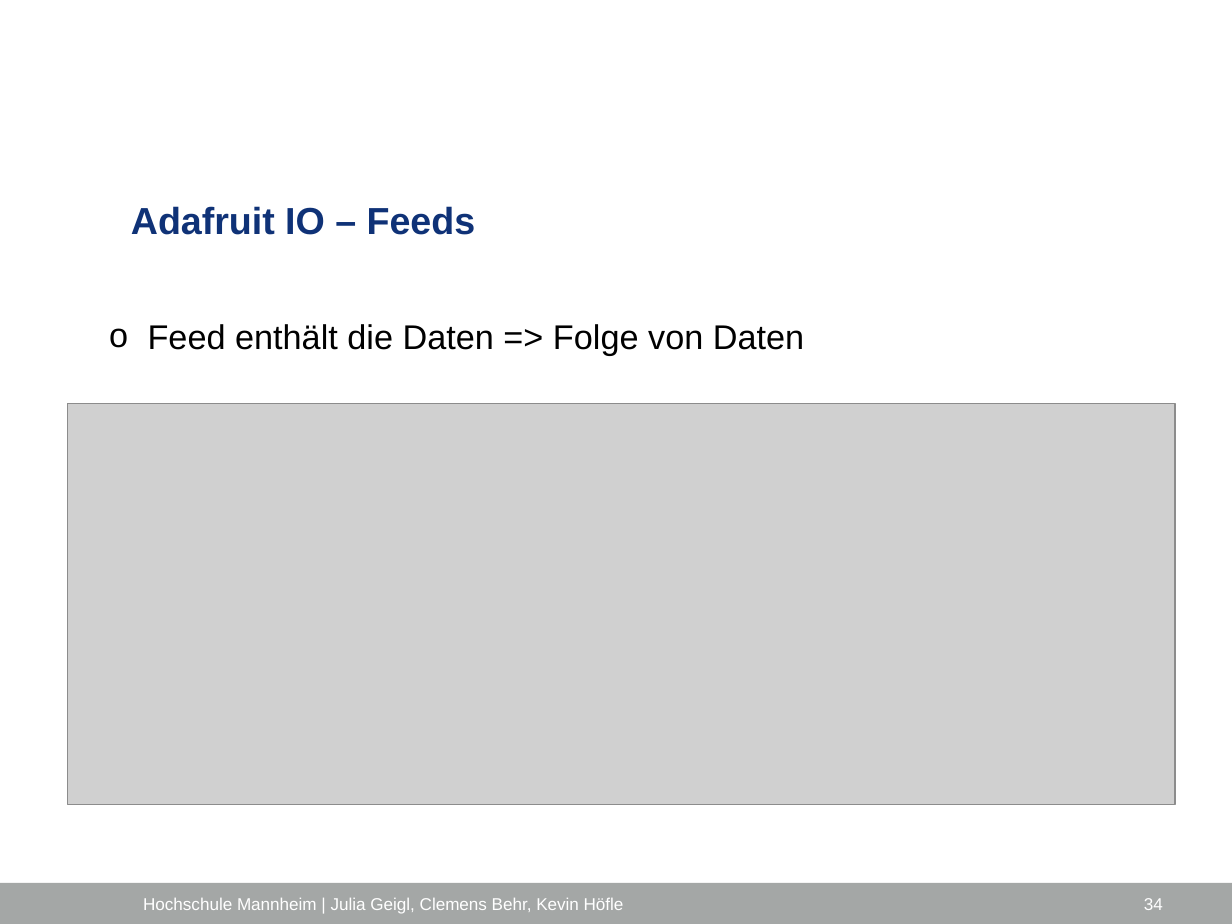
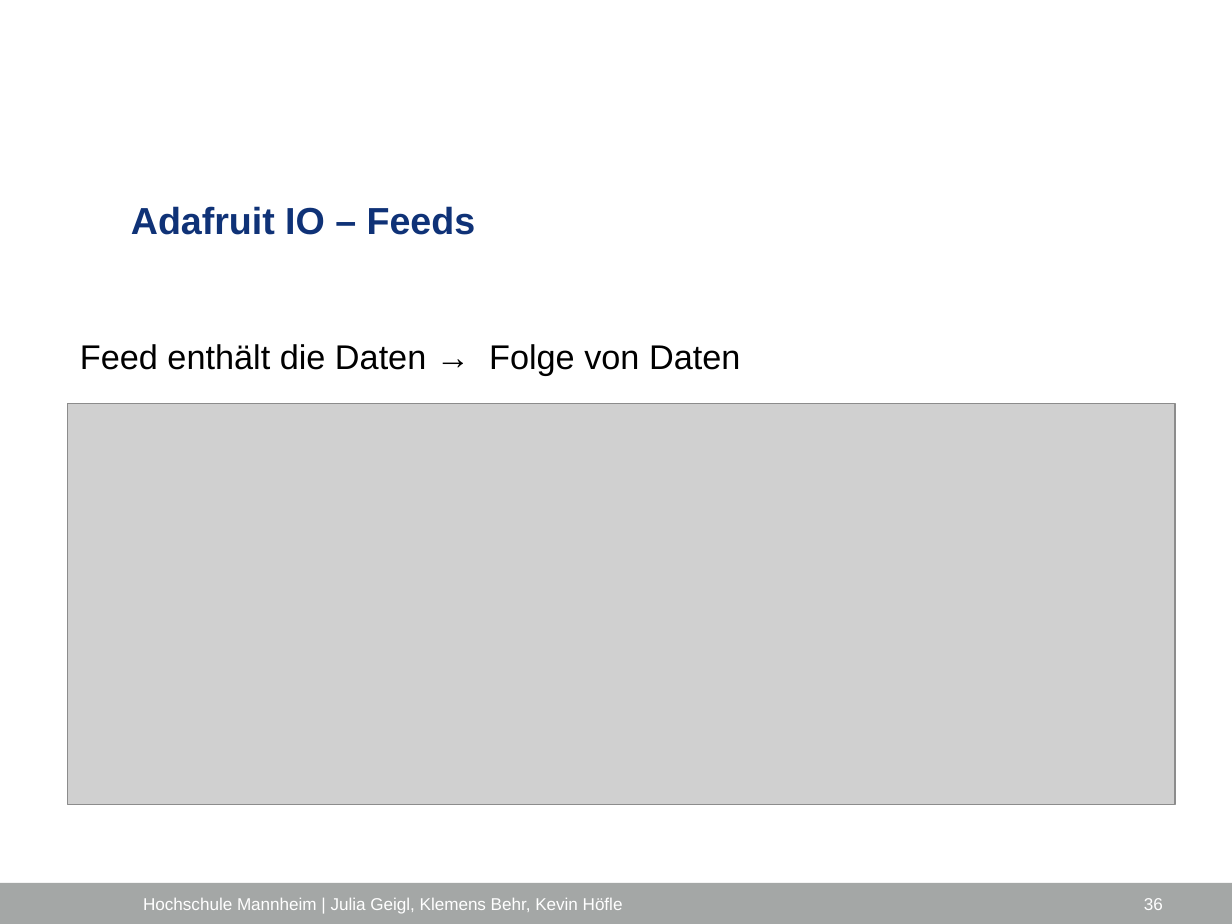
Before and after one commit to ProjektlaborEmbeddedSecurity/Presentation, a slide deck: slide 36 of PES_FH_VERS.pptx (slide 34 before the commit). Drawn at 1232x924 pixels with LibreOffice and Linux fonts; fonts in the diff are those of the drawing; grey boxes stand for pictures; background and template pictures are left out. Boxes give left, top, right and bottom in pixels: in the first picture for what was removed or moved away, otherwise in the second. Text is boxed around its words. In the diff, an @@ line names an element or a change of style, - is before the commit and + after.

```diff
--- a/PES_FH_VERS.pptx
+++ b/PES_FH_VERS.pptx
@@ text at <box>80,344,740,376</box>: text changed @@
-o Feed enthält die Daten => Folge von Daten
+Feed enthält die Daten → Folge von Daten
@@ text at <box>143,898,623,914</box>: text changed @@
-Hochschule Mannheim | Julia Geigl, Clemens Behr, Kevin Höfle
+Hochschule Mannheim | Julia Geigl, Klemens Behr, Kevin Höfle
@@ page number at <box>1144,898,1163,910</box>: text changed @@
-34
+36
```
Also in this commit, not shown: 44 other slides changed, 3 slides added, 1 slide removed.
